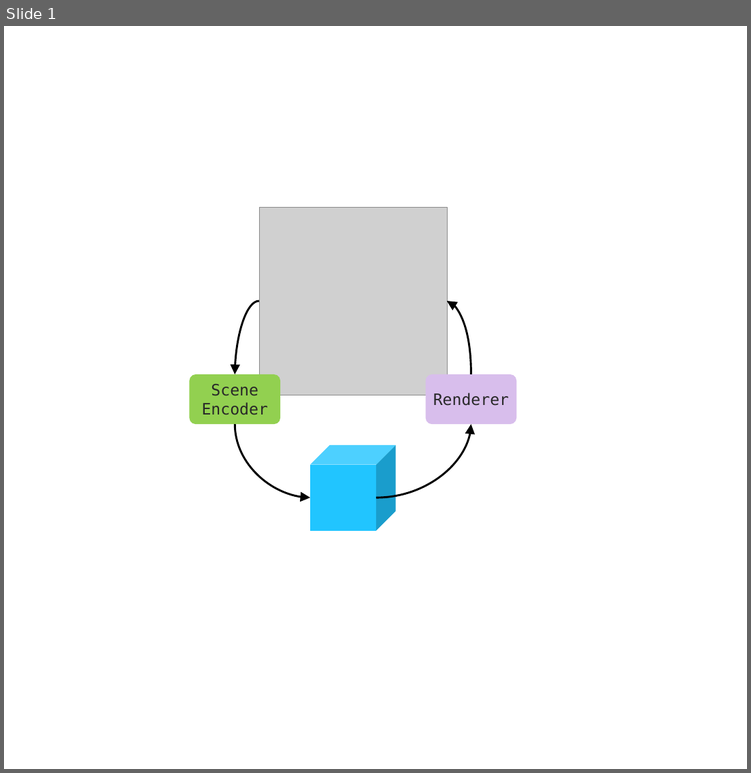
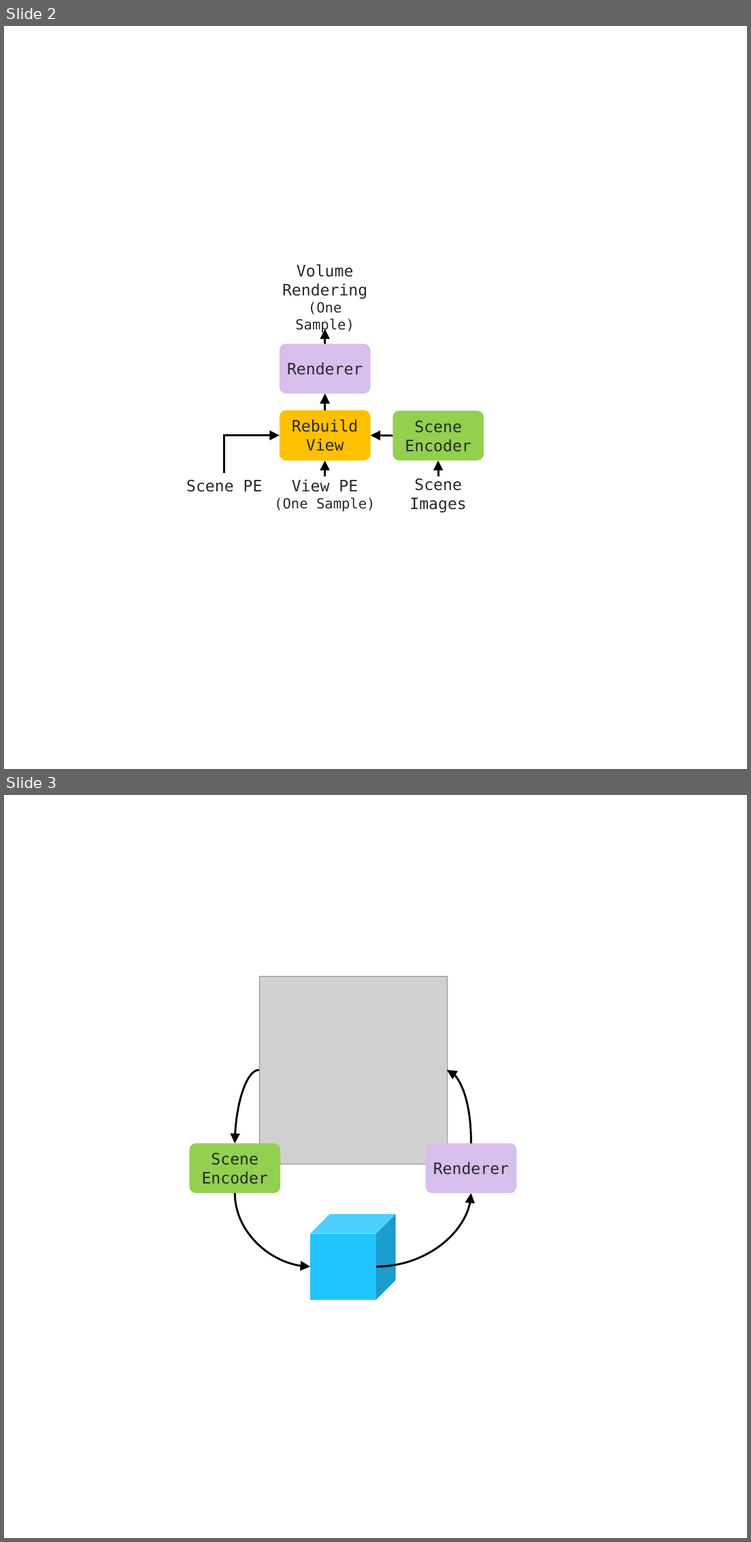
Before and after one commit to toonnyy8/ncku, a slide deck: final-proposal/img/img.pptx. Shown one above the other, each under a label of ours: slide 1 before the commit, slides 2 and 3 after it. The pictures are 751x773 and 751x1542 pixels, drawn with LibreOffice and Linux fonts; fonts in the diff are those of the drawing; grey boxes stand for pictures. Boxes give left, top, right and bottom in pixels: in the first picture for what was removed or moved away, otherwise in the second. Text is boxed around its words. In the diff, an @@ line names an element or a change of style, - is before the commit and + after.

```diff
--- a/final-proposal/img/img.pptx
+++ b/final-proposal/img/img.pptx
@@ slide 2 added at box(4, 26, 747, 769), background #FFFFFF @@
@@ group added at box(186, 264, 483, 512): 5 arrows, 4 texts, 3 rounded rectangles, 1 elbow arrow @@
+Rebuild
+View
+View PE
+(One Sample)
+Scene PE
+Scene Encoder
+Scene Images
+Renderer
+Volume
+Rendering
+(One Sample)
@@ what was slide 1 is now slide 3 @@
```
Also in this commit, not shown: 1 other slide added, 10 other files.
